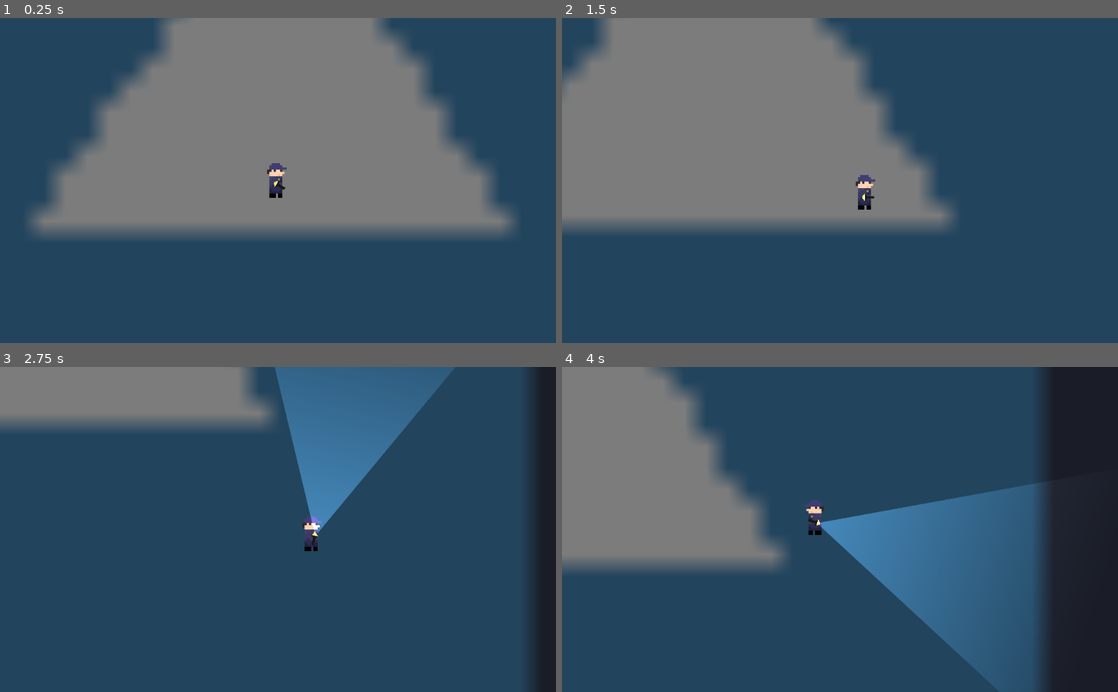
Above: before the commit, frames 1-4 (two rows, left to right).
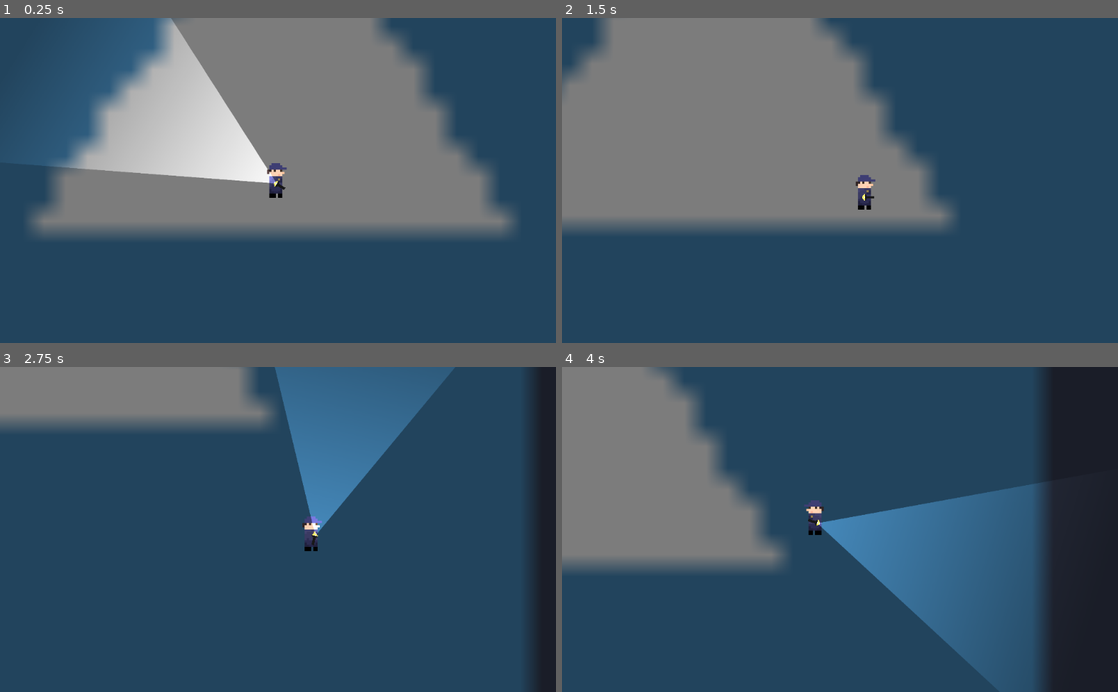
Above: after the commit, the same moments.

Repository: Patogonia/pb_gamejam_4
Game: Godot game, scene res://CenaTeste.tscn
The game is run twice, just before and just after one commit, with the same random seed, the same clock (stepped at 60 frames per second) and the same inputs. The project has no main scene, so this scene is started directly. The engine's default icon, where the game draws it, is replaced by a stand-in: a white triangle on a blue panel in a dark square.
Inputs (mouse positions are in pixels of both pictures, inside the frame that each line leads up to):
- Up to frame 1 (0.25 s): no input
- Up to frame 2 (1.5 s): tap Enter at 0.5 s; move the mouse to (962, 164) at 0.52 s; hold D (andar_pra_direita) 0.53-1.28 s; tap F (ativar_desativar_lanterna) at 0.6, 1.35 s; move the mouse to (728, 196) at 1.27 s; hold S (andar_pra_baixo) from 1.28 s (still down)
- Up to frame 3 (2.75 s): move the mouse to (333, 458) at 2.02 s; release S (andar_pra_baixo) at 2.03 s; hold D (andar_pra_direita) from 2.03 s (still down); tap F (ativar_desativar_lanterna) at 2.1 s
- Up to frame 4 (4 s): move the mouse to (812, 594) at 2.77 s; release D (andar_pra_direita) at 2.78 s; hold W (andar_pra_cima) 2.78-3.53 s; tap F (ativar_desativar_lanterna) at 2.85, 3.6 s; move the mouse to (1006, 578) at 3.52 s; hold A (andar_pra_esquerda) from 3.53 s (still down)

The runs differ from the first frame. In frame 1, 12% of the frame differs, in the area x 6-50%, y 0-51%; in frame 2, nothing differs; in frame 3, less than 0.1%; in frame 4, less than 0.1%.

Commit message:
Arrumar lanterna bugando

Diff:
--- a/Personagens/Lanterna/Lanterna.tscn
+++ b/Personagens/Lanterna/Lanterna.tscn
@@ -12,8 +12,8 @@
 texture = ExtResource( 2 )
 
 [node name="Light2D" type="Light2D" parent="."]
-position = Vector2( 67.861, 0 )
-enabled = false
+position = Vector2( 1, 0 )
 texture = ExtResource( 1 )
+offset = Vector2( 67, 0 )
 texture_scale = 0.13
 shadow_enabled = true
